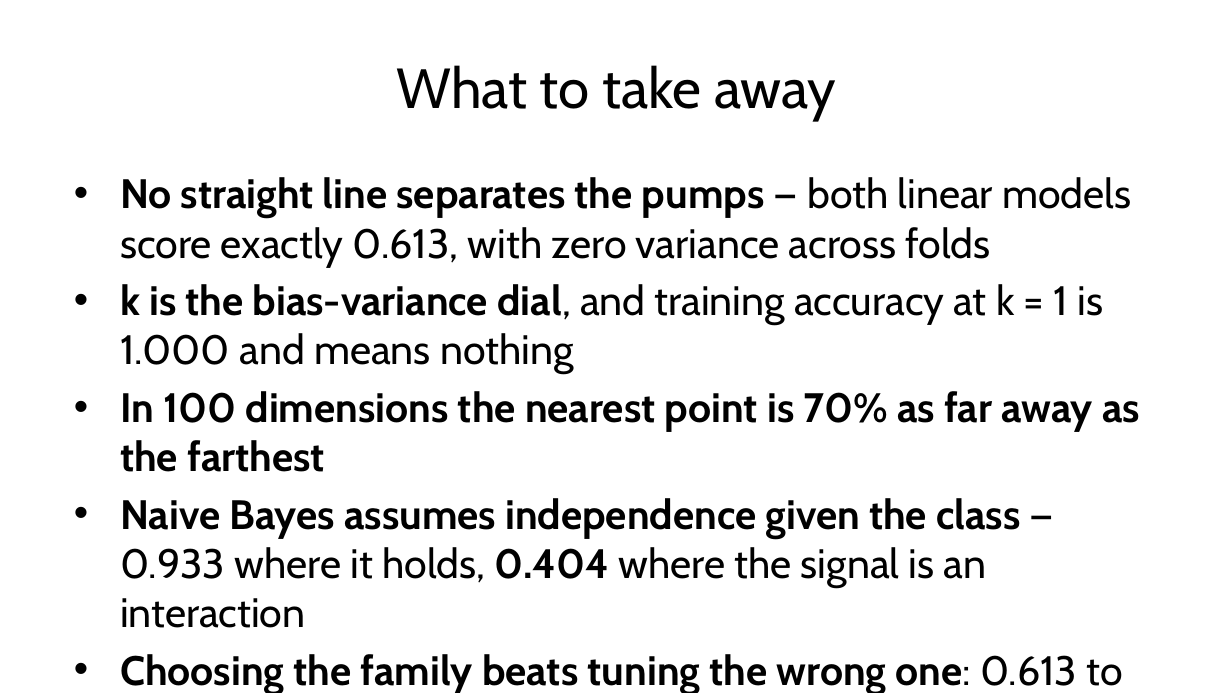
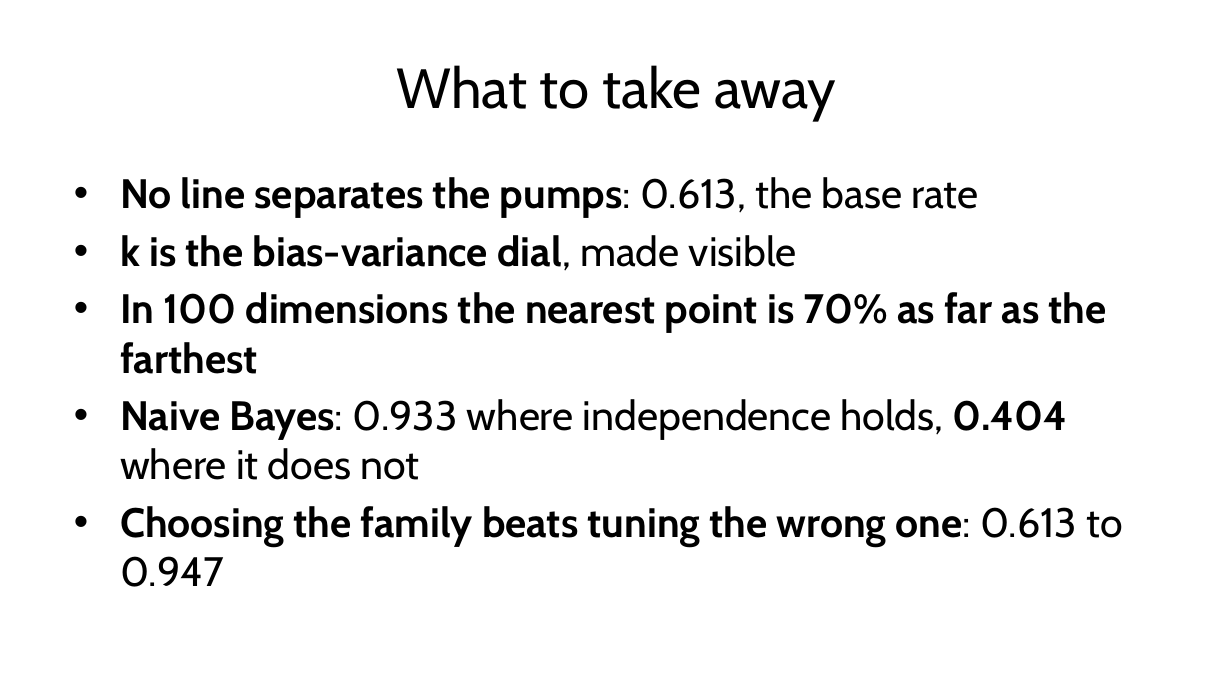
Before and after one commit to fabioantonini/technologies-for-artificial-intelligence, a slide deck: slide 51 of Lessons/06_knn_naive_bayes_svm/Slides/knn_naive_bayes_svm_slides.pptx. Drawn at 1232x693 pixels with LibreOffice and Linux fonts; fonts in the diff are those of the drawing; background and template pictures are left out. Boxes give left, top, right and bottom in pixels: in the first picture for what was removed or moved away, otherwise in the second. Text is boxed around its words. In the diff, an @@ line names an element or a change of style, - is before the commit and + after.

```diff
--- a/Lessons/06_knn_naive_bayes_svm/Slides/knn_naive_bayes_svm_slides.pptx
+++ b/Lessons/06_knn_naive_bayes_svm/Slides/knn_naive_bayes_svm_slides.pptx
@@ text at bbox=[120, 177, 1107, 480]: text changed @@
-• No straight line separates the pumps — both linear models score exactly 0.613, with zero variance across folds
-• k is the bias-variance dial, and training accuracy at k = 1 is 1.000 and means nothing
-• In 100 dimensions the nearest point is 70% as far away as the farthest
-• Naive Bayes assumes independence given the class — 0.933 where it holds, 0.404 where the signal is an interaction
+• No line separates the pumps: 0.613, the base rate
+• k is the bias-variance dial, made visible
+• In 100 dimensions the nearest point is 70% as far as the farthest
+• Naive Bayes: 0.933 where independence holds, 0.404 where it does not
```
Also in this commit, not shown: 1 other slide changed, 3 other files.
